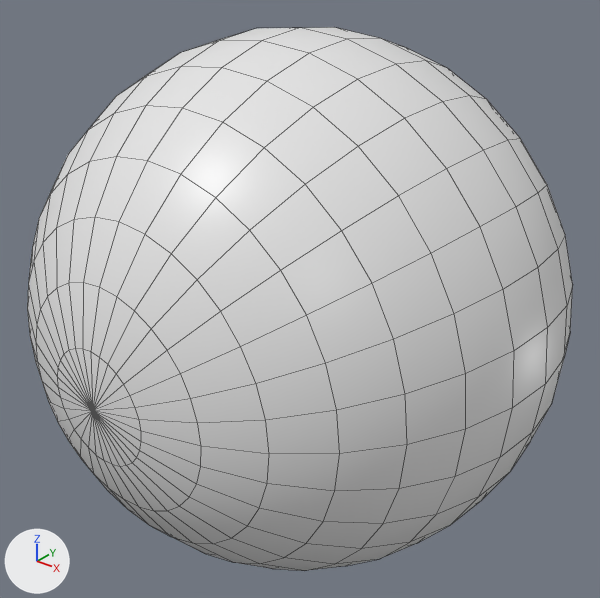
Renders of the FBX model gESilk/resources/models/D_Sphere.fbx from each side of a commit.
Both versions are drawn from a 50 mm camera at (1.287, -0.206, 2.225) aimed at (0.067, 1.319, 1.279). The axes (+X, +Y, +Z) are drawn at lower left. The lights are the same throughout. Mesh edges are drawn as thin lines.

Names of what the first picture shows: 'D_Sphere'.
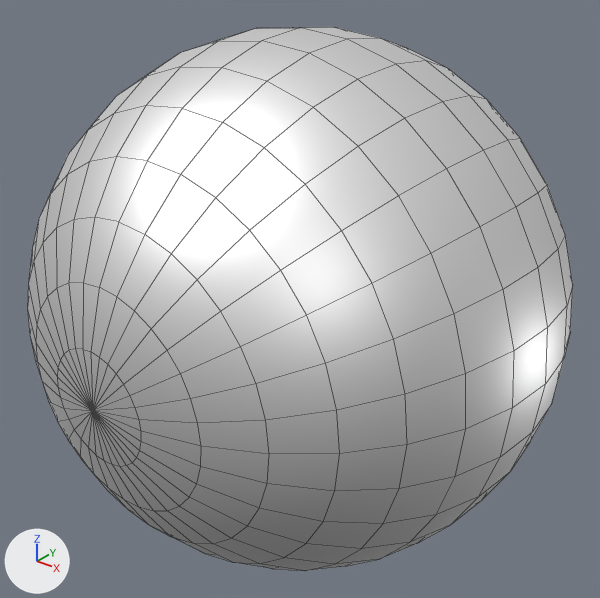
The newer file is also rescaled (x0.823), turned or shifted as a whole; pictures and numbers use the older file's frame.

Pixel boxes [x1, y1, x2, y2] of what changed, in the pictures (600 x 598 px):
'D_Sphere', surface changed (white to grey)
    both: [27, 27, 573, 569]

Patch to the scene script:
```diff
--- a/gESilk/resources/models/D_Sphere.fbx.py
+++ b/gESilk/resources/models/D_Sphere.fbx.py
@@ img_white_png @@
+img_white_png = load_image('white.png', '../texture/white.png', 480, 480, 'sRGB')
@@ mat_shiny @@
 mat_shiny = principled_material('Shiny')
-mat_shiny.base_color = (0.8, 0.8, 0.8)  # white #e7e7e7
-mat_shiny.roughness = 0.4
+mat_shiny.texture = img_white_png
+mat_shiny.metallic = 1.0
```
